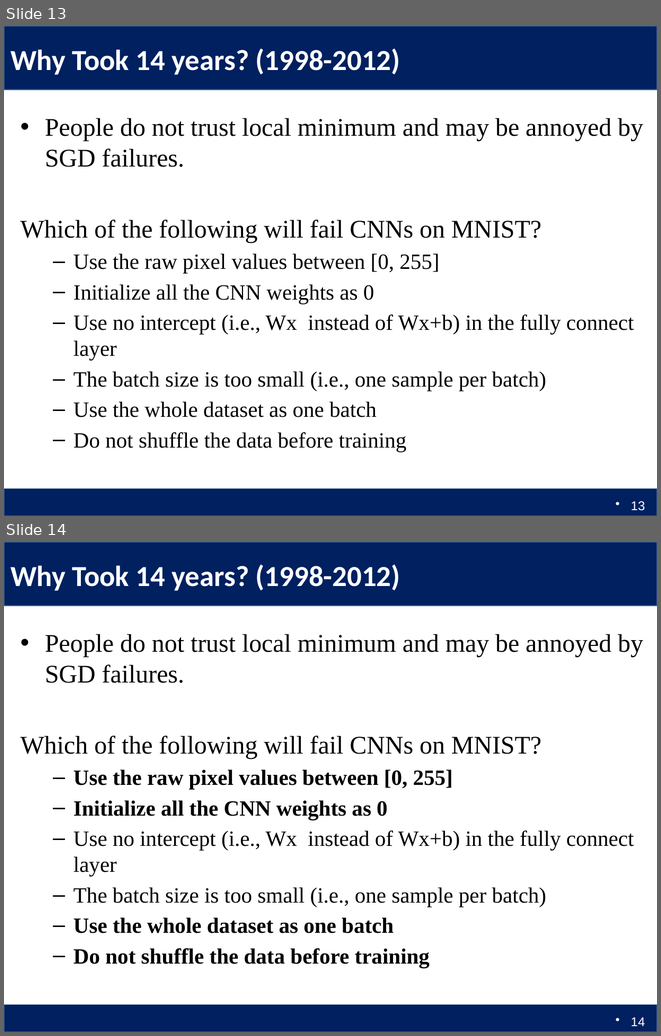
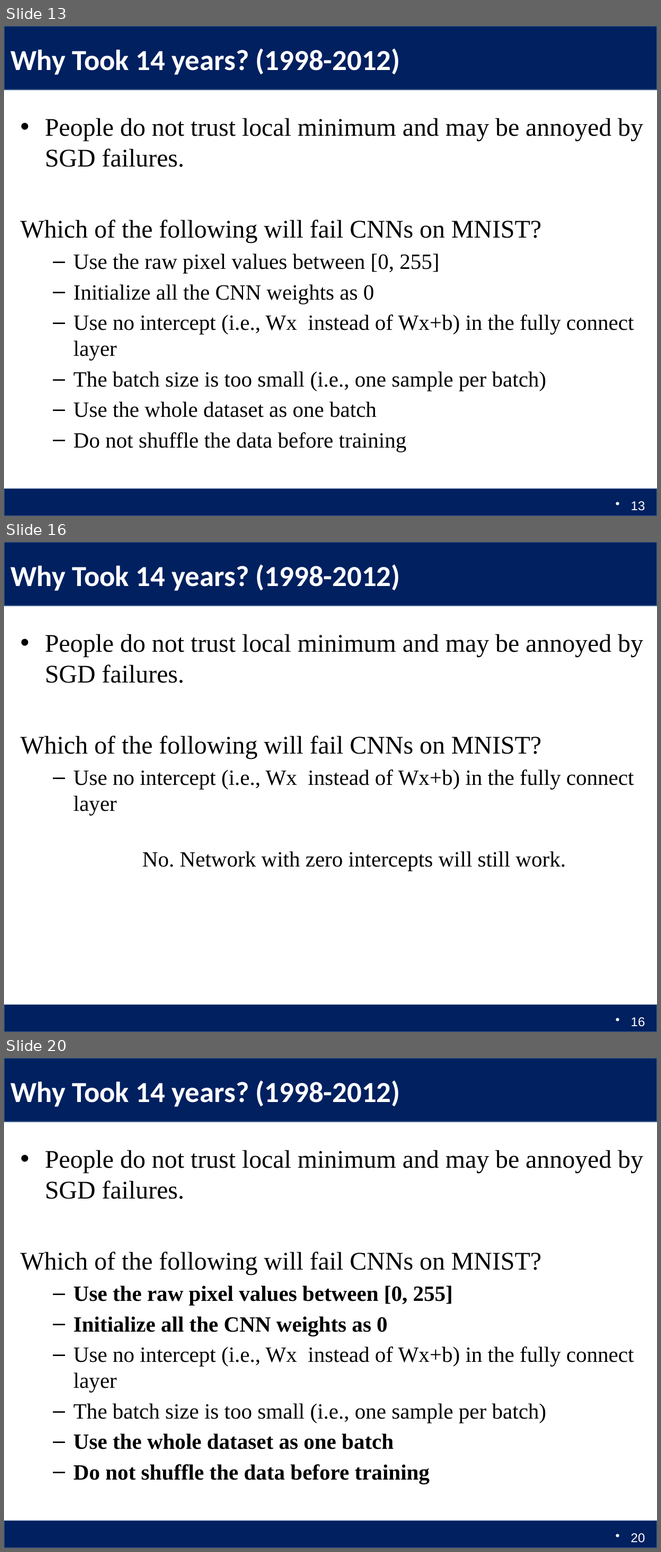
Before and after one commit to Columbia6894/Columbia6894.github.io, a slide deck: lecture/lecture5_llcao.pptx. Shown one above the other, each under a label of ours: slides 13 and 14 before the commit, slides 13, 16 and 20 after it; the slides between them are not shown. The pictures are 661x1036 and 661x1552 pixels, drawn with LibreOffice and Linux fonts; fonts in the diff are those of the drawing. Boxes give left, top, right and bottom in pixels: in the first picture for what was removed or moved away, otherwise in the second. Text is boxed around its words. In the diff, an @@ line names an element or a change of style, - is before the commit and + after.

```diff
--- a/lecture/lecture5_llcao.pptx
+++ b/lecture/lecture5_llcao.pptx
@@ slide 16 added at <box>4,542,657,1032</box>, background #FFFFFF; not listed: 2 template elements that a slide beside it also shows @@
@@ title added at <box>10,564,400,591</box>, 32 pt, text #FFFFFF, bold @@
+Why Took 14 years? (1998-2012)
@@ text added at <box>20,634,643,815</box>, 28 pt, text #000000 @@
+• People do not trust local minimum and may be annoyed by SGD failures.
+Which of the following will fail CNNs on MNIST?
+  – Use no intercept (i.e., Wx instead of Wx+b) in the fully connect layer
@@ text added at <box>142,851,566,871</box>, 24 pt, text #000000 @@
+No. Network with zero intercepts will still work.
@@ page number added at <box>631,1017,645,1026</box>, 14 pt, text #FFFFFF @@
+16
@@ what was slide 14 is now slide 20 @@
@@ page number at <box>631,1533,645,1542</box>: text changed @@
-14
+20
```
Also in this commit, not shown: 2 slides changed, 6 other slides added, 2 other files.
